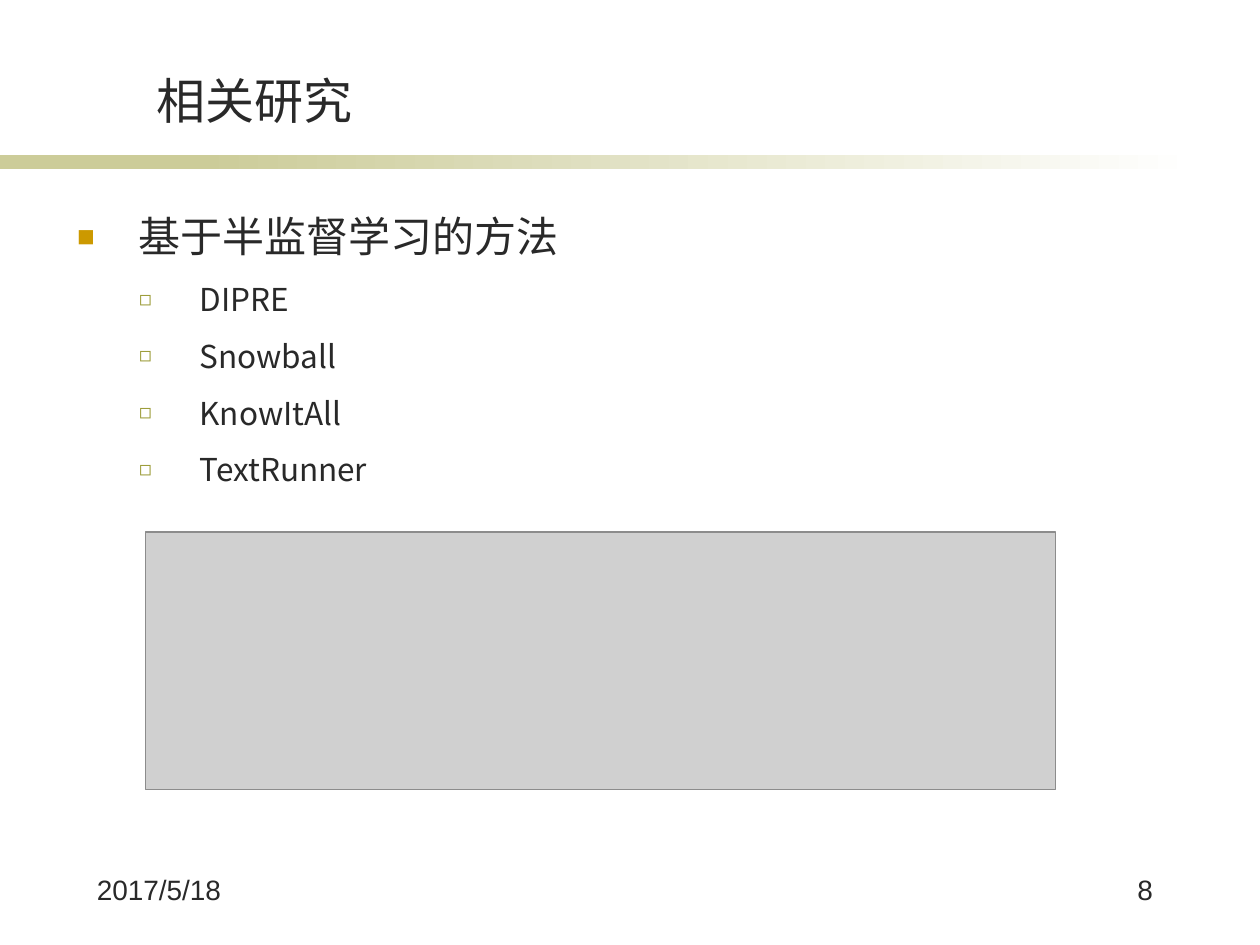
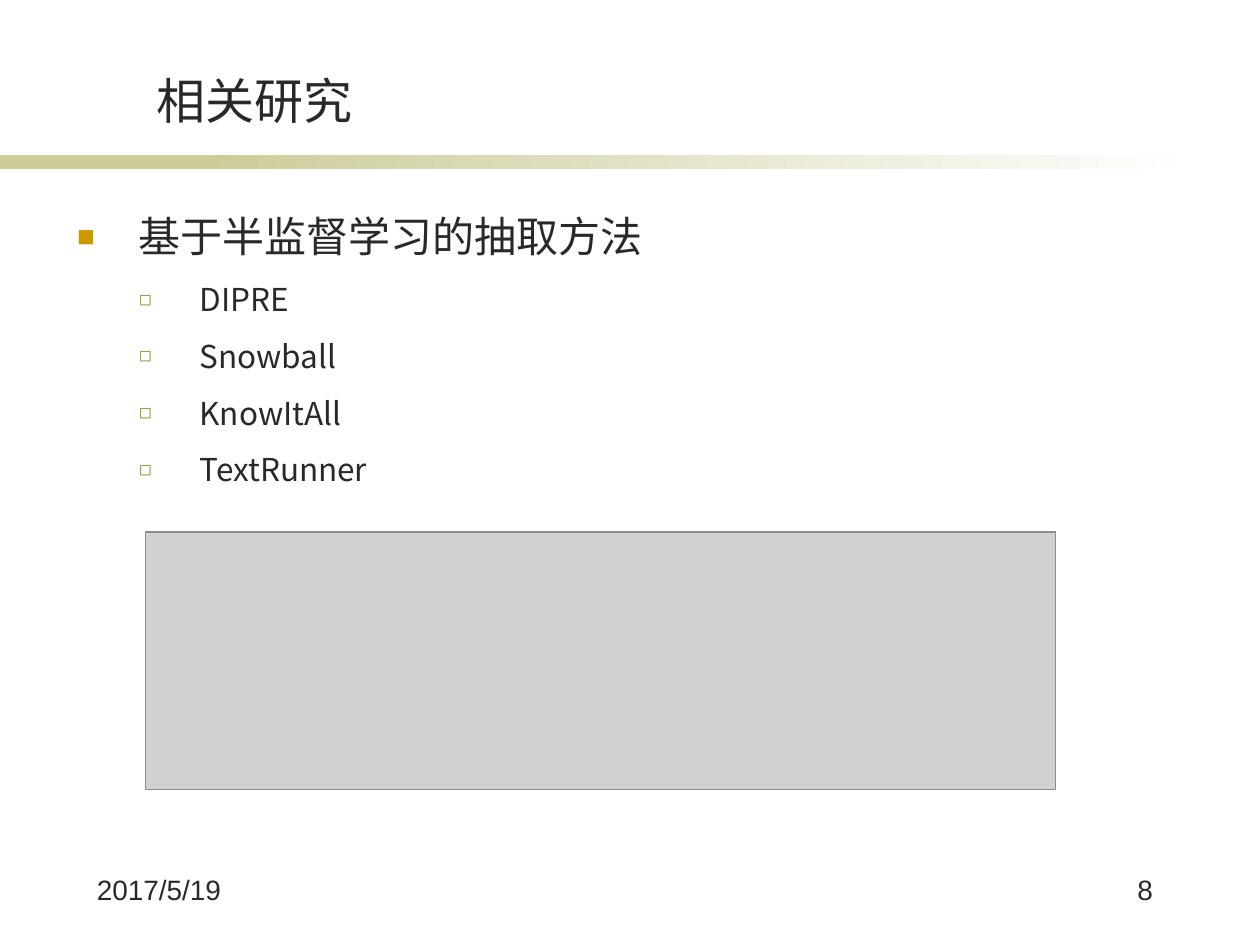
Before and after one commit to wqpod2g/paper, a slide deck: slide 8 of 毕业答辩ppt.pptx. Drawn at 1260x945 pixels with LibreOffice and Linux fonts; fonts in the diff are those of the drawing; grey boxes stand for pictures; background and template pictures are left out. Boxes give left, top, right and bottom in pixels: in the first picture for what was removed or moved away, otherwise in the second. Text is boxed around its words. In the diff, an @@ line names an element or a change of style, - is before the commit and + after.

```diff
--- a/毕业答辩ppt.pptx
+++ b/毕业答辩ppt.pptx
@@ text at (139, 216, 643, 256): text changed @@
-■ 基于半监督学习的方法
+■ 基于半监督学习的抽取方法
@@ text at (97, 879, 221, 901): text changed @@
-2017/5/18
+2017/5/19
```
Also in this commit, not shown: 25 other slides changed, 1 other file.
